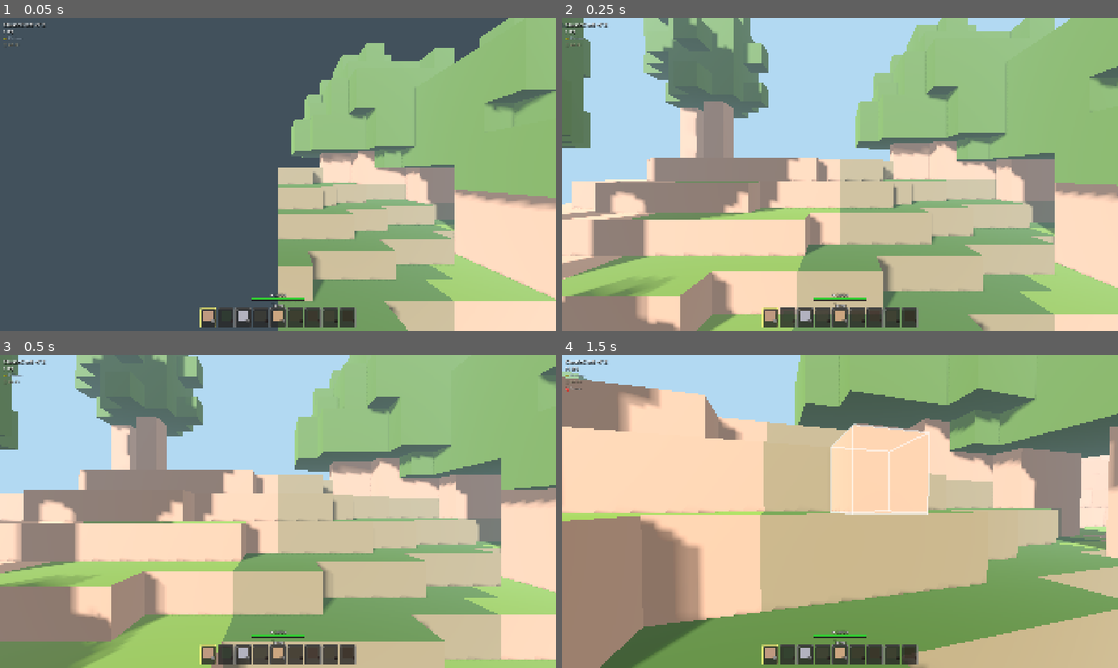
Above: before the commit, frames 1-4 (two rows, left to right).
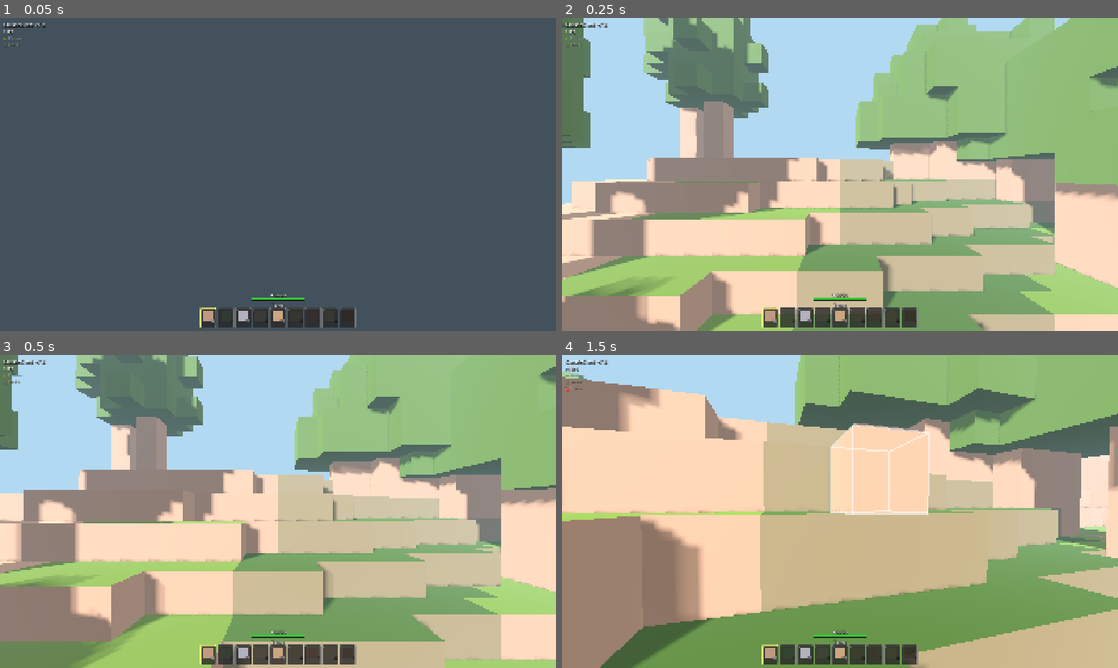
Above: after the commit, the same moments.

Repository: PatrickFarges/ClaudeCode
Game: Godot game, scene res://scenes/main.tscn
Two runs of this game, one before a commit and one after it. Both use one fixed random seed, a clock stepped at 60 frames per second and the inputs below.
Inputs (mouse positions are in pixels of both pictures, inside the frame that each line leads up to):
- Up to frame 1 (0.05 s): no input
- Up to frame 2 (0.25 s): no input
- Up to frame 3 (0.5 s): no input
- Up to frame 4 (1.5 s): tap Enter at 0.5 s; move the mouse to (834, 517) at 0.52 s; press the mouse at (834, 517) at 0.53 s; hold Z (move_forward) from 0.53 s (still down); tap Space (jump) at 0.77 s; move the mouse to (878, 514) at 1.27 s; release the mouse at (878, 514) at 1.28 s; right-click (878, 514) at 1.35 s

The runs differ from the first frame. In frame 1, 42% of the frame differs, in the area x 50-100%, y 0-100%; in frame 2, nothing differs; in frame 3, nothing differs; in frame 4, nothing differs.

Commit message:
Ajout système de structures prédéfinies (Structure Stamps) pour ClaudeCraft
- structure_manager.gd : autoload qui charge les structures JSON (palette + RLE),
  gère les placements, fournit un snapshot thread-safe au chunk_generator
- chunk_generator.gd : passe 4 ajoutée après eau — applique les structures via
  test AABB + patch blocs (KEEP=255 pour ne pas toucher le terrain, AIR pour creuser)
- world_manager.gd : connecte StructureManager au ChunkGenerator au démarrage
- convert_schem.py : convertisseur .schem (Sponge Schematic v2/v3) vers JSON
  ClaudeCraft, parseur NBT maison, mapping intelligent 472+ blocs Minecraft
- Structure exemple tour_garde.json + placements.json
- Mise à jour CLAUDE.md avec documentation du système

Co-Authored-By: Claude Opus 4.6 <noreply@anthropic.com>

Diff:
--- a/ClaudeCraft/project.godot
+++ b/ClaudeCraft/project.godot
@@ -19,6 +19,7 @@
 [autoload]
 
 TextureManager="*res://scripts/texture_manager.gd"
+StructureManager="*res://scripts/structure_manager.gd"
 
 [display]
 
--- a/ClaudeCraft/scripts/chunk_generator.gd
+++ b/ClaudeCraft/scripts/chunk_generator.gd
@@ -22,9 +22,13 @@
 var queue_mutex: Mutex = Mutex.new()
 var should_exit: bool = false
 var world_seed: int = 0
+var _structure_placements: Array = []
 
 func set_world_seed(seed_value: int):
 	world_seed = seed_value
+
+func set_structure_placements(data: Array):
+	_structure_placements = data
 
 func get_world_seed() -> int:
 	return world_seed
@@ -243,6 +247,16 @@
 				elif blocks[wx2][wz2][wy] != BlockRegistry.BlockType.WATER:
 					break
 
+	# ============================================================
+	# PASSE 4 : Appliquer les structures prédéfinies
+	# ============================================================
+	if _structure_placements.size() > 0:
+		var struct_bounds = _apply_structures(blocks, chunk_pos)
+		if struct_bounds.x < y_min:
+			y_min = struct_bounds.x
+		if struct_bounds.y > y_max:
+			y_max = struct_bounds.y
+
 	# Ajuster y_max pour les couronnes d'arbres et l'eau
 	if y_max > 0:
 		y_max = mini(y_max + 15, CHUNK_HEIGHT - 1)
@@ -465,6 +479,66 @@
 			if nx >= 0 and nx < CHUNK_SIZE and nz >= 0 and nz < CHUNK_SIZE:
 				if blocks[nx][nz][y] == BlockRegistry.BlockType.AIR:
 					blocks[nx][nz][y] = BlockRegistry.BlockType.LEAVES
+
+# ============================================================
+# STRUCTURES — Patch les blocs du chunk avec les structures placées
+# ============================================================
+
+func _apply_structures(blocks: Array, chunk_pos: Vector3i) -> Vector2i:
+	"""Applique les structures sur le chunk. Retourne Vector2i(y_min, y_max) des blocs ajoutés."""
+	var new_y_min: int = CHUNK_HEIGHT
+	var new_y_max: int = 0
+
+	var chunk_min_x: int = chunk_pos.x * CHUNK_SIZE
+	var chunk_min_z: int = chunk_pos.z * CHUNK_SIZE
+	var chunk_max_x: int = chunk_min_x + CHUNK_SIZE - 1
+	var chunk_max_z: int = chunk_min_z + CHUNK_SIZE - 1
+
+	for placement in _structure_placements:
+		# Test AABB rapide
+		if placement.aabb_max_x < chunk_min_x or placement.aabb_min_x > chunk_max_x:
+			continue
+		if placement.aabb_max_z < chunk_min_z or placement.aabb_min_z > chunk_max_z:
+			continue
+
+		var s_pos: Vector3i = placement.position
+		var s_blocks: PackedByteArray = placement.blocks
+		var s_size_x: int = placement.size_x
+		var s_size_y: int = placement.size_y
+		var s_size_z: int = placement.size_z
+
+		# Région de chevauchement en coordonnées monde
+		var ox_min: int = maxi(chunk_min_x, s_pos.x)
+		var ox_max: int = mini(chunk_max_x, s_pos.x + s_size_x - 1)
+		var oz_min: int = maxi(chunk_min_z, s_pos.z)
+		var oz_max: int = mini(chunk_max_z, s_pos.z + s_size_z - 1)
+		var oy_min: int = maxi(0, s_pos.y)
+		var oy_max: int = mini(CHUNK_HEIGHT - 1, s_pos.y + s_size_y - 1)
+
+		var sx_sz: int = s_size_x * s_size_z  # Pré-calcul pour l'indexation
+
+		for wx in range(ox_min, ox_max + 1):
+			var lx: int = wx - chunk_min_x  # Position locale dans le chunk
+			var sx: int = wx - s_pos.x       # Position dans la structure
+			for wz in range(oz_min, oz_max + 1):
+				var lz: int = wz - chunk_min_z
+				var sz: int = wz - s_pos.z
+				var base_idx: int = sz * s_size_x + sx  # Partie x,z de l'index structure
+				for wy in range(oy_min, oy_max + 1):
+					var sy: int = wy - s_pos.y
+					# Index structure : y * (sx * sz) + z * sx + x (layer-first)
+					var struct_idx: int = sy * sx_sz + base_idx
+					var block_val: int = s_blocks[struct_idx]
+					if block_val == 255:  # KEEP — ne pas toucher
+						continue
+					blocks[lx][lz][wy] = block_val
+					if block_val != 0:
+						if wy < new_y_min:
+							new_y_min = wy
+						if wy > new_y_max:
+							new_y_max = wy
+
+	return Vector2i(new_y_min, new_y_max)
 
 # ============================================================
 # TERRAIN (identique à v6.1)
--- /dev/null
+++ b/ClaudeCraft/scripts/structure_manager.gd
@@ -0,0 +1,185 @@
+extends Node
+class_name StructureManagerClass
+
+# Système de "Structure Stamps" — placement de structures prédéfinies dans le monde.
+#
+# Fichiers structure : res://structures/*.json
+# Format JSON :
+#   {
+#     "name": "nom_structure",
+#     "size": [sx, sy, sz],
+#     "palette": ["AIR", "STONE", "WOOD", "KEEP", ...],
+#     "blocks_rle": [palette_idx, count, palette_idx, count, ...]
+#   }
+#
+# Ordre de stockage : layer-first (y-major) → index = y * (sx * sz) + z * sx + x
+# "KEEP" dans la palette = ne pas toucher le bloc terrain existant.
+#
+# Fichier de placements : user://structures_placement.json (ou res://structures/placements.json)
+# Format :
+#   {
+#     "placements": [
+#       {"structure": "nom_structure", "position": [wx, wy, wz]},
+#       ...
+#     ]
+#   }
+
+const KEEP_BLOCK: int = 255
+
+var _structures: Dictionary = {}  # name -> {size: Vector3i, blocks: PackedByteArray}
+var _placements: Array = []
+
+func _ready():
+	_load_all_structures()
+	_load_placements()
+
+# ============================================================
+# CHARGEMENT DES STRUCTURES
+# ============================================================
+
+func _load_all_structures():
+	var dir = DirAccess.open("res://structures")
+	if not dir:
+		return
+	dir.list_dir_begin()
+	var file_name = dir.get_next()
+	while file_name != "":
+		if file_name.ends_with(".json") and file_name != "placements.json":
+			_load_structure(file_name.get_basename(), "res://structures/" + file_name)
+		file_name = dir.get_next()
+
+func _load_structure(sname: String, path: String):
+	var file = FileAccess.open(path, FileAccess.READ)
+	if not file:
+		push_warning("StructureManager: impossible de lire " + path)
+		return
+
+	var json = JSON.new()
+	if json.parse(file.get_as_text()) != OK:
+		push_warning("StructureManager: JSON invalide dans " + path)
+		return
+
+	var data = json.data
+	if not data.has("size") or not data.has("palette") or not data.has("blocks_rle"):
+		push_warning("StructureManager: champs manquants dans " + path)
+		return
+
+	var size = Vector3i(int(data.size[0]), int(data.size[1]), int(data.size[2]))
+
+	# Construire la palette : nom de bloc -> byte
+	var palette_names: Array = data.palette
+	var palette: PackedByteArray = PackedByteArray()
+	for pname in palette_names:
+		if pname == "KEEP":
+			palette.append(KEEP_BLOCK)
+		else:
+			var resolved = _resolve_block_type(pname)
+			palette.append(resolved)
+
+	# Décoder le RLE
+	var rle: Array = data.blocks_rle
+	var total = size.x * size.y * size.z
+	var blocks = PackedByteArray()
+	blocks.resize(total)
+	var pos = 0
+	var i = 0
+	while i + 1 < rle.size():
+		var palette_idx = int(rle[i])
+		var count = int(rle[i + 1])
+		var block_val: int = palette[palette_idx] if palette_idx < palette.size() else 0
+		for j in range(count):
+			if pos < total:
+				blocks[pos] = block_val
+				pos += 1
+		i += 2
+
+	if pos != total:
+		push_warning("StructureManager: RLE incomplet dans %s (%d/%d blocs)" % [path, pos, total])
+
+	_structures[sname] = {"size": size, "blocks": blocks}
+	print("StructureManager: '%s' chargée (%dx%dx%d)" % [sname, size.x, size.y, size.z])
+
+func _resolve_block_type(block_name: String) -> int:
+	if block_name == "AIR":
+		return 0
+	for key in BlockRegistry.BlockType.keys():
+		if key == block_name:
+			return BlockRegistry.BlockType[key]
+	push_warning("StructureManager: type de bloc inconnu '%s', remplacé par AIR" % block_name)
+	return 0
+
+# ============================================================
+# CHARGEMENT DES PLACEMENTS
+# ============================================================
+
+func _load_placements():
+	_placements.clear()
+
+	var path = "user://structures_placement.json"
+	if not FileAccess.file_exists(path):
+		path = "res://structures/placements.json"
+	if not FileAccess.file_exists(path):
+		return
+
+	var file = FileAccess.open(path, FileAccess.READ)
+	if not file:
+		return
+
+	var json = JSON.new()
+	if json.parse(file.get_as_text()) != OK:
+		push_warning("StructureManager: JSON invalide dans " + path)
+		return
+
+	var data = json.data
+	if not data.has("placements"):
+		return
+
+	for p in data.placements:
+		var struct_name = str(p.structure)
+		if not _structures.has(struct_name):
+			push_warning("StructureManager: structure '%s' introuvable, placement ignoré" % struct_name)
+			continue
+		var pos = Vector3i(int(p.position[0]), int(p.position[1]), int(p.position[2]))
+		_placements.append({"structure": struct_name, "position": pos})
+
+	if _placements.size() > 0:
+		print("StructureManager: %d placement(s) chargé(s)" % _placements.size())
+
+# ============================================================
+# API POUR LE CHUNK GENERATOR (thread-safe, lecture seule)
+# ============================================================
+
+func get_placement_data() -> Array:
+	"""Retourne un snapshot thread-safe de tous les placements avec leurs données de blocs."""
+	var result = []
+	for p in _placements:
+		var struct = _structures[p.structure]
+		var pos: Vector3i = p.position
+		var size: Vector3i = struct.size
+		result.append({
+			"position": pos,
+			"blocks": struct.blocks,
+			"size_x": size.x,
+			"size_y": size.y,
+			"size_z": size.z,
+			"aabb_min_x": pos.x,
+			"aabb_min_y": pos.y,
+			"aabb_min_z": pos.z,
+			"aabb_max_x": pos.x + size.x - 1,
+			"aabb_max_y": pos.y + size.y - 1,
+			"aabb_max_z": pos.z + size.z - 1,
+		})
+	return result
+
+# ============================================================
+# UTILITAIRES
+# ============================================================
+
+func get_structure_names() -> Array:
+	return _structures.keys()
+
+func get_placement_count() -> int:
+	return _placements.size()
+
+func has_structures() -> bool:
+	return _structures.size() > 0
--- a/ClaudeCraft/scripts/world_manager.gd
+++ b/ClaudeCraft/scripts/world_manager.gd
@@ -32,6 +32,14 @@
 	chunk_generator.set_world_seed(world_seed)
 	add_child(chunk_generator)
 	chunk_generator.chunk_generated.connect(_on_chunk_data_ready)
+
+	# Charger les structures prédéfinies
+	var struct_mgr = get_node_or_null("/root/StructureManager")
+	if struct_mgr:
+		var placements = struct_mgr.get_placement_data()
+		if placements.size() > 0:
+			chunk_generator.set_structure_placements(placements)
+			print("WorldManager: %d structure(s) à placer" % placements.size())
 
 	# Attendre que le joueur soit prêt
 	await get_tree().process_frame
--- /dev/null
+++ b/ClaudeCraft/structures/placements.json
@@ -0,0 +1,5 @@
+{
+  "placements": [
+    {"structure": "tour_garde", "position": [30, 65, 30]}
+  ]
+}
--- /dev/null
+++ b/ClaudeCraft/structures/tour_garde.json
@@ -0,0 +1,24 @@
+{
+  "name": "tour_garde",
+  "size": [5, 12, 5],
+  "palette": ["AIR", "STONE", "PLANKS", "BRICK", "WOOD"],
+  "blocks_rle": [
+    3, 25,
+
+    1, 2, 0, 1, 1, 3, 0, 3, 1, 2, 0, 3, 1, 2, 0, 3, 1, 6,
+
+    1, 2, 0, 1, 1, 3, 0, 3, 1, 2, 0, 3, 1, 2, 0, 3, 1, 6,
+
+    1, 6, 0, 3, 1, 2, 0, 3, 1, 2, 0, 3, 1, 6,
+    1, 6, 0, 3, 1, 2, 0, 3, 1, 2, 0, 3, 1, 6,
+    1, 6, 0, 3, 1, 2, 0, 3, 1, 2, 0, 3, 1, 6,
+    1, 6, 0, 3, 1, 2, 0, 3, 1, 2, 0, 3, 1, 6,
+    1, 6, 0, 3, 1, 2, 0, 3, 1, 2, 0, 3, 1, 6,
+    1, 6, 0, 3, 1, 2, 0, 3, 1, 2, 0, 3, 1, 6,
+    1, 6, 0, 3, 1, 2, 0, 3, 1, 2, 0, 3, 1, 6,
+
+    2, 25,
+
+    4, 1, 0, 3, 4, 2, 0, 3, 4, 2, 0, 3, 4, 2, 0, 3, 4, 2, 0, 3, 4, 1
+  ]
+}
Not shown, changed: CLAUDE.md
Not shown, added: ClaudeCraft/scripts/convert_schem.py
